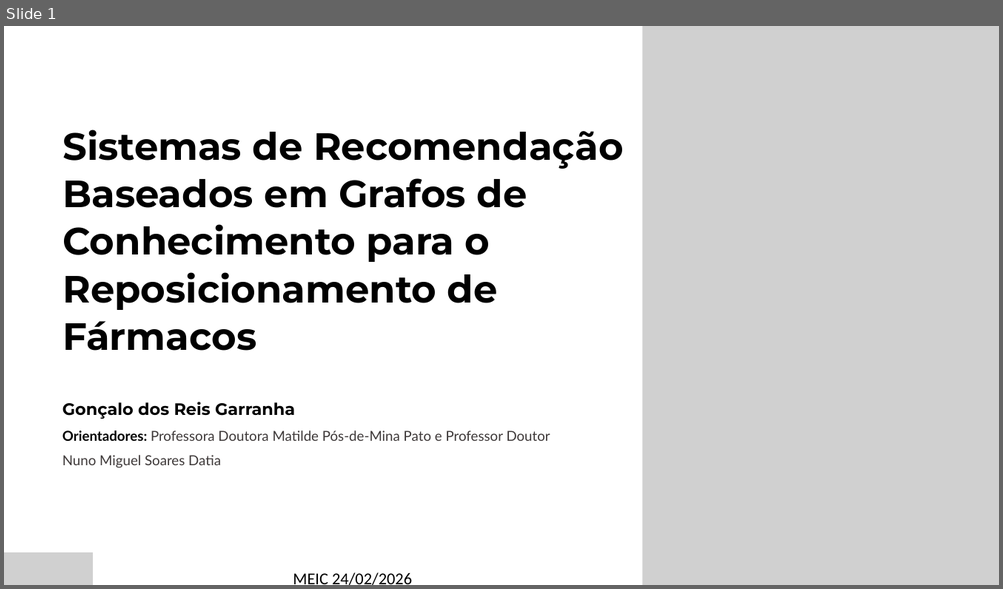
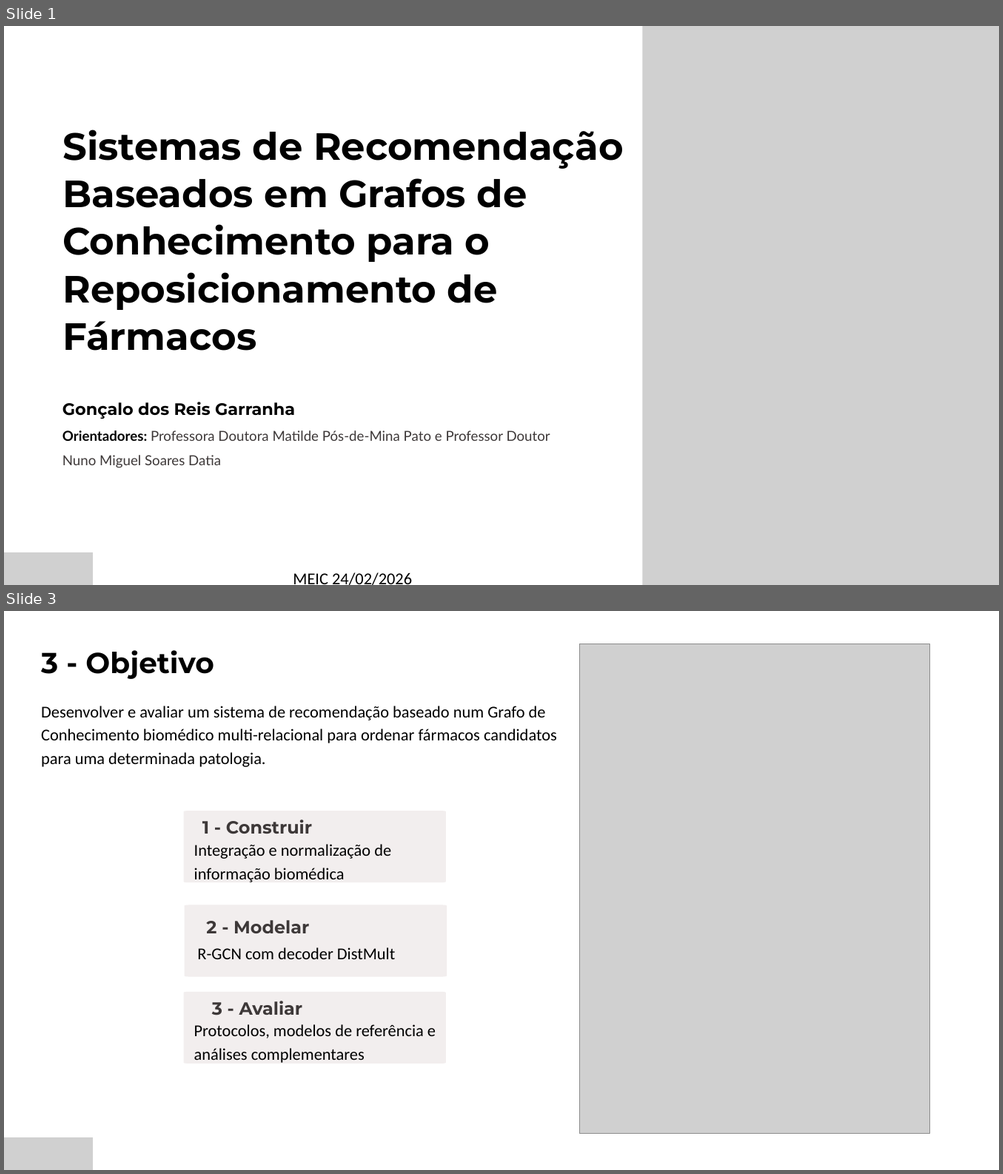
Before and after one commit to GoncaloGarranha/drug-recommender-system, a slide deck: docs/deliverables/TFM-fase-desenvolvimento.pptx. Shown one above the other, each under a label of ours: slide 1 before the commit, slides 1 and 3 after it; the slides between them are not shown. The pictures are 1003x589 and 1003x1174 pixels, drawn with LibreOffice and Linux fonts; fonts in the diff are those of the drawing; grey boxes stand for pictures. Boxes give left, top, right and bottom in pixels: in the first picture for what was removed or moved away, otherwise in the second. Text is boxed around its words. In the diff, an @@ line names an element or a change of style, - is before the commit and + after.

```diff
--- a/docs/deliverables/TFM-fase-desenvolvimento.pptx
+++ b/docs/deliverables/TFM-fase-desenvolvimento.pptx
@@ slide 3 added at [4,611,999,1170], background #000000 @@
@@ freeform shape added at [4,611,999,1170], fill #EDEDED @@
@@ freeform shape added at [4,611,999,1170], fill #FFFFFF @@
@@ text added at [41,650,214,679], 41.9 pt, text #000000, bold @@
+3 - Objetivo
@@ picture added at [580,644,929,1134] @@
@@ text added at [41,706,557,767], 24 pt, text #000000 @@
+Desenvolver e avaliar um sistema de recomendação baseado num Grafo de Conhecimento biomédico multi-relacional para ordenar fármacos candidatos para uma determinada patologia.
@@ freeform shape added at [184,811,446,883], fill #F2EEEE @@
@@ text added at [202,820,312,834], 25.6 pt, text #3D3838, bold @@
+1 - Construir
@@ text added at [194,844,391,883], 24 pt, text #000000 @@
+  Integração e normalização de informação biomédica
@@ freeform shape added at [185,906,447,977], fill #F2EEEE @@
@@ text added at [206,920,309,934], 25.6 pt, text #3D3838, bold @@
+2 - Modelar
@@ text added at [197,948,395,960], 24 pt, text #000000 @@
+  R-GCN com decoder DistMult
@@ freeform shape added at [184,992,446,1064], fill #F2EEEE @@
@@ text added at [212,1001,303,1016], 25.6 pt, text #3D3838, bold @@
+3 - Avaliar
@@ text added at [194,1025,435,1063], 24 pt, text #000000 @@
+  Protocolos, modelos de referência e análises complementares
@@ picture added at [4,1138,93,1170] @@
```
Also in this commit, not shown: 2 slides changed, 1 slide removed, 42 other files.
